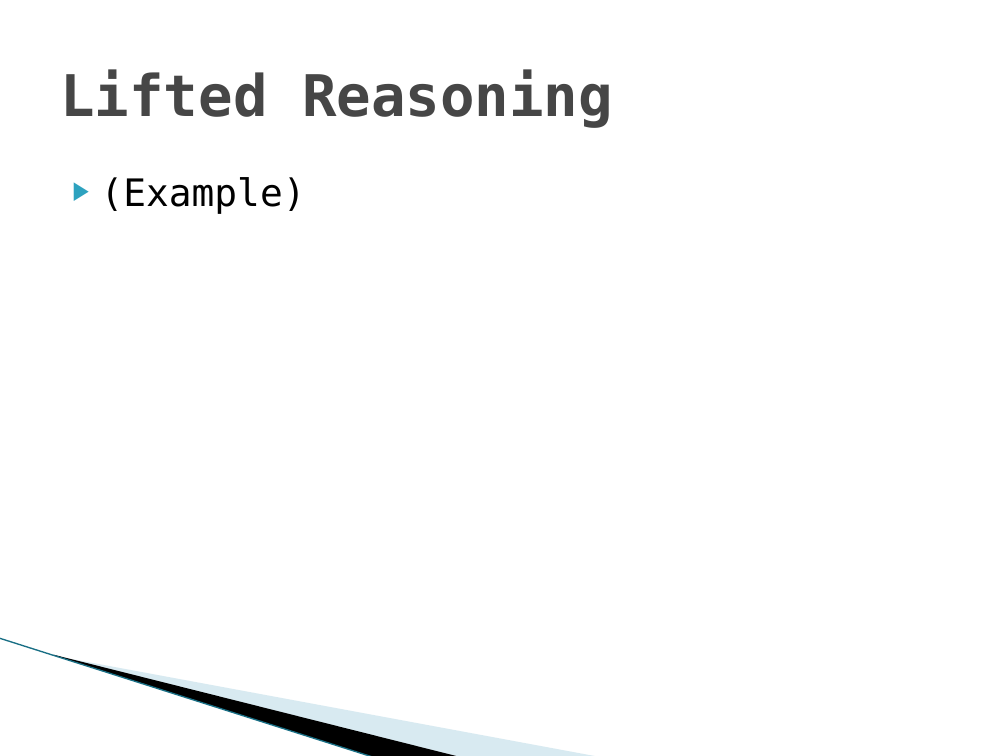
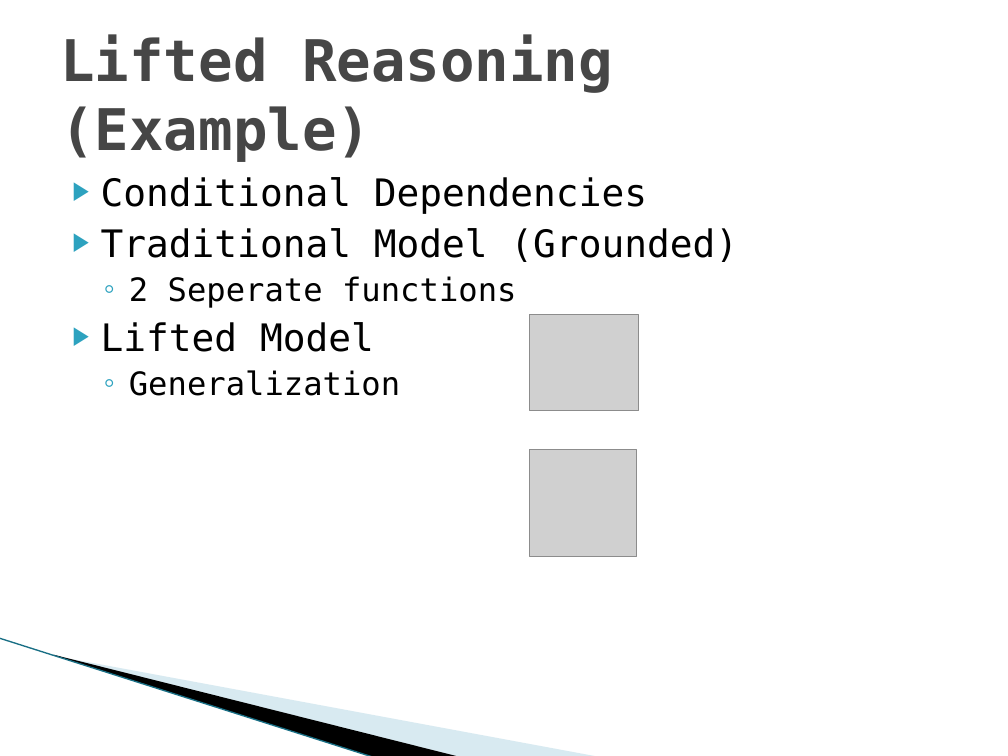
Before and after one commit to Mickaly13X/wv_project, a slide deck: slide 3 of Presentation.pptx. Drawn at 1008x756 pixels with LibreOffice and Linux fonts; fonts in the diff are those of the drawing; grey boxes stand for pictures; background and template pictures are left out. Boxes give left, top, right and bottom in pixels: in the first picture for what was removed or moved away, otherwise in the second. Text is boxed around its words. In the diff, an @@ line names an element or a change of style, - is before the commit and + after.

Commit message:
lol

```diff
--- a/Presentation.pptx
+++ b/Presentation.pptx
@@ title at (60, 35, 613, 162): text changed @@
-Lifted Reasoning
+Lifted Reasoning (Example)
@@ text at (101, 177, 738, 396): text changed @@
-▶ (Example)
+▶ Conditional Dependencies
+▶ Traditional Model (Grounded)
+  ◦ 2 Seperate functions
+▶ Lifted Model
+  ◦ Generalization
@@ picture added at (530, 314, 639, 411) @@
@@ picture added at (530, 450, 637, 556) @@
```
Also in this commit, not shown: 1 slide added.
